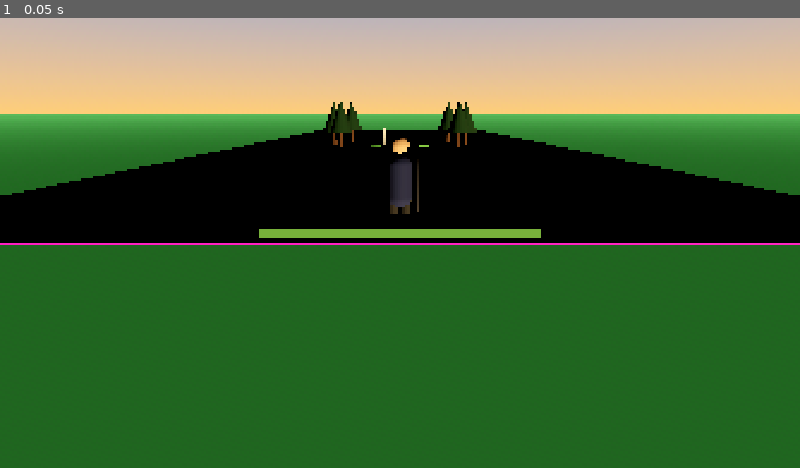
Above: before the commit, frame 1.
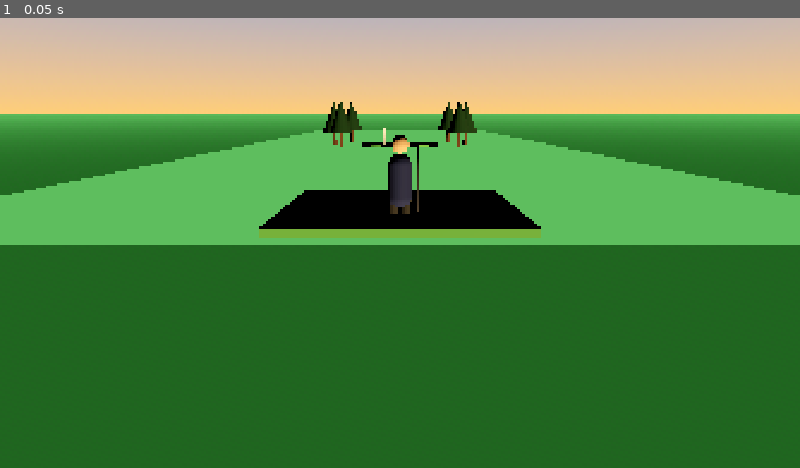
Above: after the commit, the same moment.

Repository: masonwyatt23/mas-golfs
Game: Godot game, scene res://scenes/hole_12.tscn
Two runs of this game, one before a commit and one after it. Both use one fixed random seed, a clock stepped at 60 frames per second and the inputs below.
Inputs:
- Up to frame 1 (0.05 s): no input

The runs differ from the first frame. In frame 1, 16% of the frame differs, in the area x 0-100%, y 24-51%.

Commit message:
Godot Hole 12 v16: shading_mode FIX — unshaded is 0, not 1 (1 is per-pixel). The ground was per-pixel shaded all along, which is why its top face rendered black under the low sun. Now truly unshaded green.

Diff:
--- a/godot/scenes/hole_12.tscn
+++ b/godot/scenes/hole_12.tscn
@@ -4,10 +4,10 @@
 [ext_resource type="Script" path="res://scripts/director.gd" id="2"]
 
 [sub_resource type="StandardMaterial3D" id="StandardMaterial3D_1"]
-albedo_color = Color(1.0, 0.0, 1.0, 1)
-roughness = 0.9
-metallic = 0.0
-shading_mode = 1
+albedo_color = Color(0.28, 0.58, 0.28, 1)
+roughness = 0.9
+metallic = 0.0
+shading_mode = 0
 cull_mode = 2
 
 [sub_resource type="StandardMaterial3D" id="StandardMaterial3D_2"]
